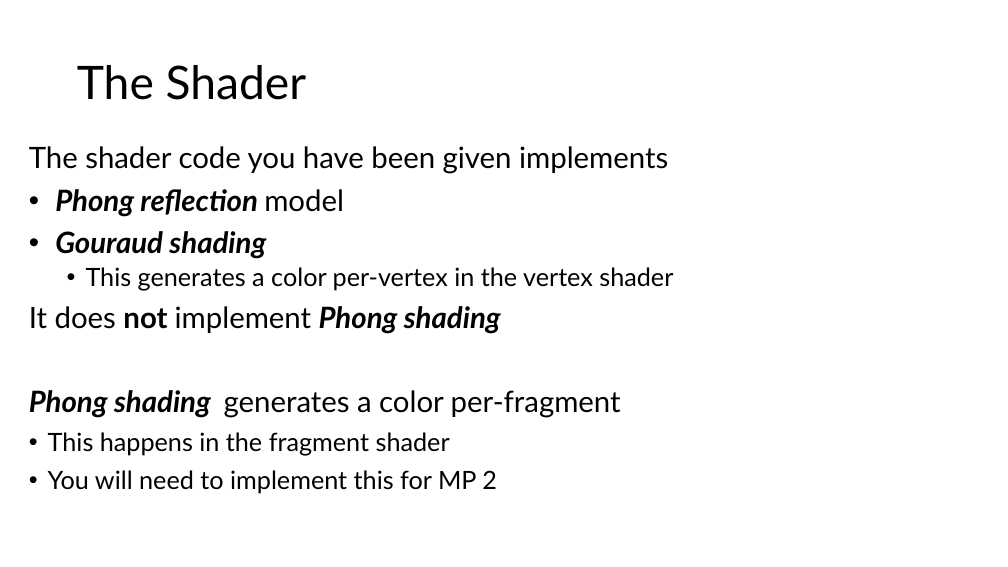
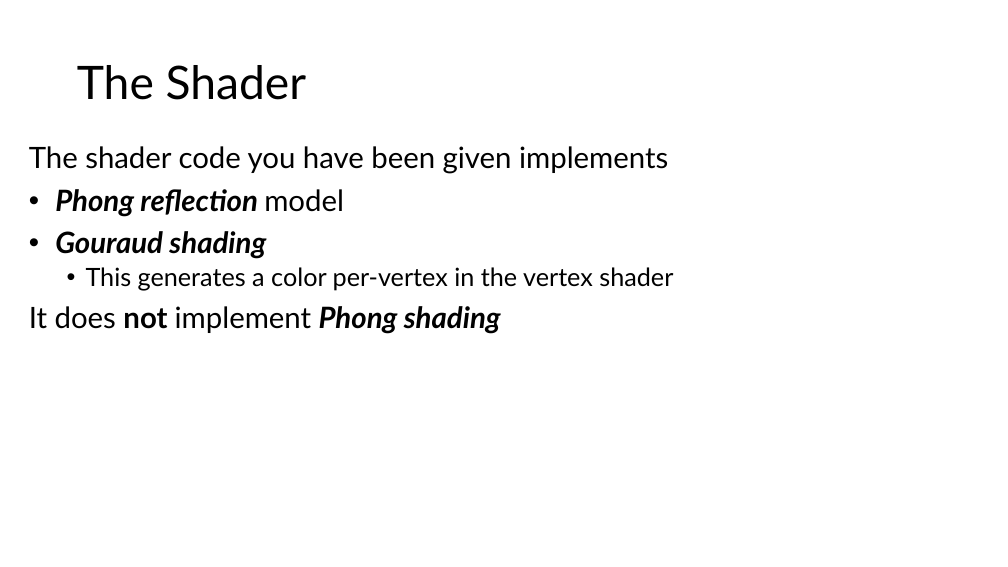
Before and after one commit to illinois-cs418/cs418CourseMaterial, a slide deck: slide 10 of Labs/CS418-Lab3-2019.pptx. Drawn at 1008x567 pixels with LibreOffice and Linux fonts; fonts in the diff are those of the drawing. Boxes give left, top, right and bottom in pixels: in the first picture for what was removed or moved away, otherwise in the second. Text is boxed around its words. In the diff, an @@ line names an element or a change of style, - is before the commit and + after.

```diff
--- a/Labs/CS418-Lab3-2019.pptx
+++ b/Labs/CS418-Lab3-2019.pptx
@@ text at [29,390,621,493]: paragraphs removed @@
-Phong shading generates a color per-fragment
-• This happens in the fragment shader
-• You will need to implement this for MP 2
```
